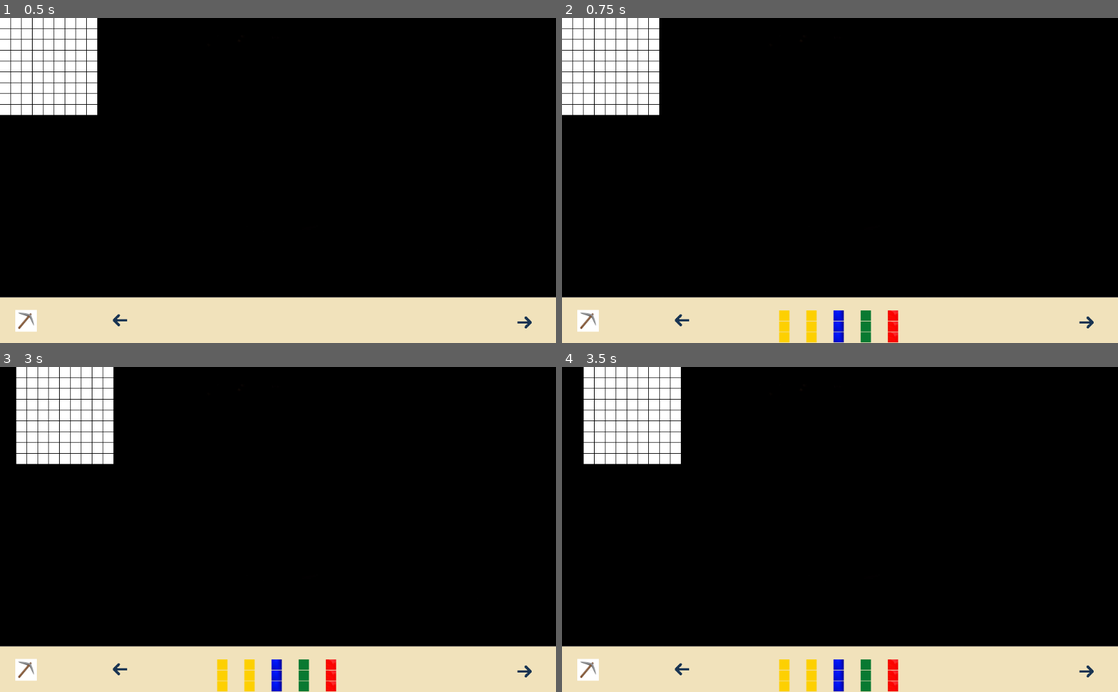
Above: before the commit, frames 1-4 (two rows, left to right).
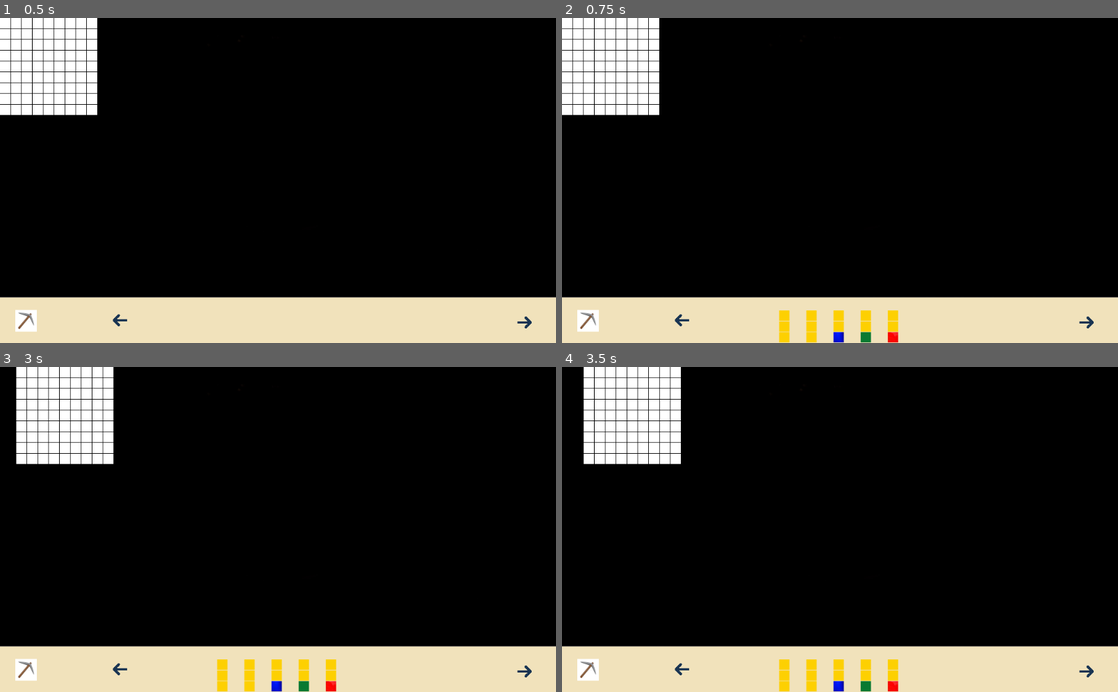
Above: after the commit, the same moments.

Repository: tartempion-sdr/chromino-V2
Game: Godot game, scene res://Node2D.tscn
Same seed, same stepped clock (60 frames per second), same inputs: the game is played once before the commit and once after it.
Inputs (mouse positions are in pixels of both pictures, inside the frame that each line leads up to):
- Up to frame 1 (0.5 s): no input
- Up to frame 2 (0.75 s): click (589, 320) at 0.5 s
- Up to frame 3 (3 s): click (122, 669) at 1.25 s; click (522, 672) at 2 s; tap Enter at 2.75 s; move the mouse to (400, 513) at 2.77 s; hold Right from 2.78 s (still down); click (400, 513) at 2.92 s
- Up to frame 4 (3.5 s): keep holding Right

Frame 1 is identical in both runs. In frame 2, 0.4% of the frame differs, in the area x 48-61%, y 89-97%; in frame 3, 0.4%; in frame 4, 0.4%.

Commit message:
80 jetons ok

Diff:
--- a/Node2D.gd
+++ b/Node2D.gd
@@ -25,11 +25,113 @@
 var scene_jeton = preload("res://jetons.tscn")
 var nb_jetons_pioche = 5
 
-var list_couleurs_jetons = [[jaune, jaune, jaune],
-[vert, vert, vert],
-[bleu, bleu, bleu],
-[violet, violet, violet],
-[rouge, rouge, rouge]]
+var list_couleurs_jetons = [[jaune, jaune, jaune, true],
+[jaune, jaune, vert, true],
+[jaune, jaune, bleu, true],
+[jaune, jaune, violet, true],
+[jaune, jaune, rouge, true],
+
+[jaune, vert, jaune, true],
+[jaune, bleu, jaune, true],
+[jaune, violet, jaune, true],
+[jaune, rouge, jaune, true],
+
+[jaune, vert, bleu, true],
+[jaune, vert, violet, true],
+[jaune, vert, rouge, true],
+
+[jaune, bleu, vert, true],
+[jaune, bleu, violet, true],
+[jaune, bleu, rouge, true],
+
+[jaune, violet, vert, true],
+[jaune, violet, bleu, true],
+[jaune, violet, rouge, true],
+
+[jaune, rouge, vert, true],
+[jaune, rouge, bleu, true],
+[jaune, rouge, violet, true],
+
+[vert, vert, vert, true],
+[vert, vert, jaune, true],
+[vert, vert, bleu, true],
+[vert, vert, violet, true],
+[vert, vert, rouge, true],
+
+[vert, jaune, vert, true],
+[vert, bleu, vert, true],
+[vert, violet, vert, true],
+[vert, rouge, vert, true],
+
+[vert, jaune, bleu, true],
+[vert, jaune, violet, true],
+[vert, jaune, rouge, true],
+
+
+[vert, bleu, violet, true],
+[vert, bleu, rouge, true],
+
+[vert, violet, bleu,true],
+[vert, violet, rouge, true],
+
+[vert, rouge, bleu, true],
+[vert, rouge, violet, true],
+
+[bleu, bleu, bleu, true],
+[bleu, bleu, jaune, true],
+[bleu, bleu, vert, true],
+[bleu, bleu, violet, true],
+[bleu, bleu, rouge, true],
+
+[bleu, jaune, bleu, true],
+[bleu, vert, bleu, true],
+[bleu, violet, bleu, true],
+[bleu, rouge, bleu, true],
+
+
+[bleu, jaune, violet, true],
+[bleu, jaune, rouge, true],
+
+[bleu, vert, violet, true],
+[bleu, vert, rouge, true],
+
+[bleu, violet, rouge, true],
+[bleu, rouge, violet, true],
+
+
+[violet, violet, violet, true],
+[violet, violet, jaune, true],
+[violet, violet, vert, true],
+[violet, violet, bleu, true],
+[violet, violet, rouge, true],
+
+[violet, jaune, violet, true],
+[violet, vert, violet, true],
+[violet, bleu, violet, true],
+[violet, rouge, violet, true],
+
+[violet, jaune, rouge, true],
+[violet, vert, rouge, true],
+[violet, bleu, rouge, true],
+
+
+[rouge, rouge, rouge, true],
+[rouge, rouge, jaune, true],
+[rouge, rouge, vert, true],
+[rouge, rouge, bleu, true],
+[rouge, rouge, violet, true],
+
+[rouge, jaune, rouge, true],
+[rouge, vert, rouge, true],
+[rouge, bleu, rouge, true],
+[rouge, violet, rouge, true],
+
+[jaune, joker, jaune, true],
+[vert, joker, vert, true],
+[bleu, joker, bleu, true],
+[violet, joker, violet, true],
+[rouge, joker, rouge, true]]
+
 
 var list_position_pioche_jetons = [(Vector2(400, 560)),
 (Vector2(450, 560)),
@@ -108,6 +210,7 @@
 
 func pioche_jetons(d):
 
+	print("nombre de pieces" + str(len(list_couleurs_jetons)))
 	hazard = random.randi_range(0, 4)
 	print("random" + str(hazard))
 
@@ -126,9 +229,7 @@
 		pioche_jetons(d)
 
 
-func pioche_jeton_random():
-
-	print("random jetons")
+
 
 func _input(event):
 
@@ -166,7 +267,7 @@
 		souris_pos_plateau()
 
 func _on_Button_pioche_button_down():
-	pioche_jeton_random()
+
 	child_pioche_jetons()
 
 func _on_Button_droite_button_down():
